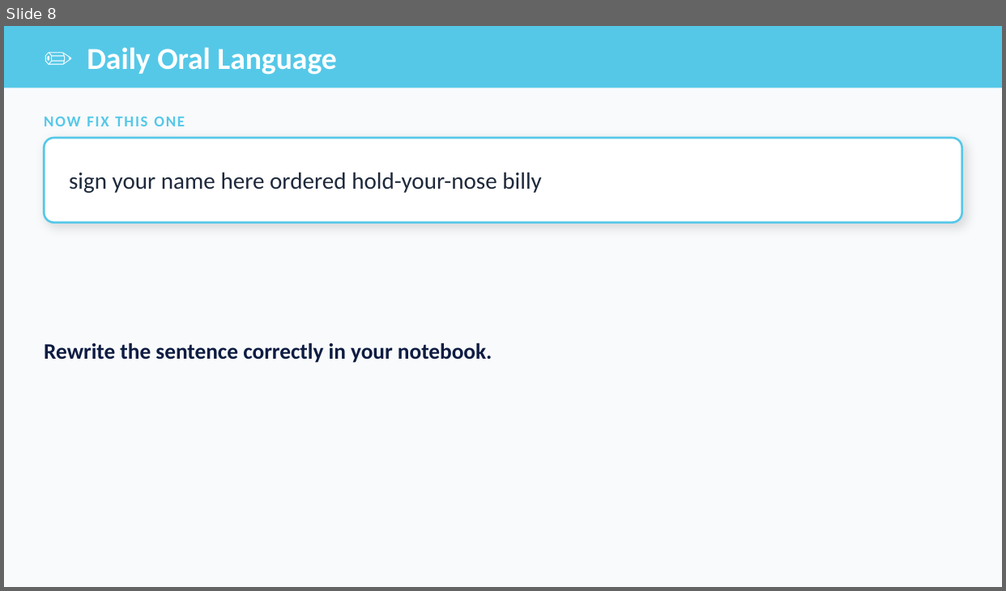
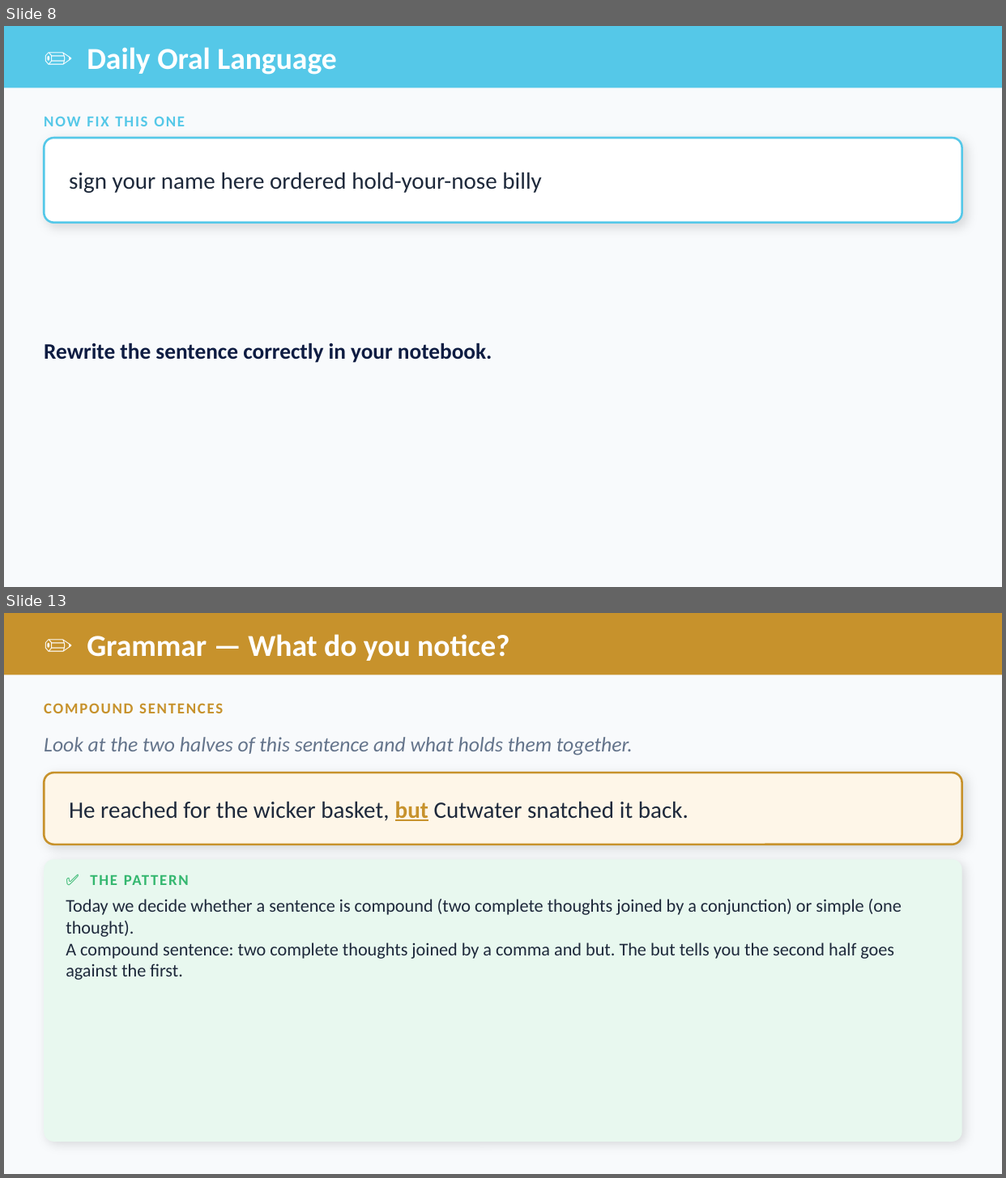
Before and after one commit to optimaondemand/optima-3rd-ela, a slide deck: Planning docs/Slides/lesson-19-2-teacher-slides.pptx. Shown one above the other, each under a label of ours: slide 8 before the commit, slides 8 and 13 after it; the slides between them are not shown. The pictures are 1006x591 and 1006x1178 pixels, drawn with LibreOffice and Linux fonts; fonts in the diff are those of the drawing. Boxes give left, top, right and bottom in pixels: in the first picture for what was removed or moved away, otherwise in the second. Text is boxed around its words. In the diff, an @@ line names an element or a change of style, - is before the commit and + after.

```diff
--- a/Planning docs/Slides/lesson-19-2-teacher-slides.pptx
+++ b/Planning docs/Slides/lesson-19-2-teacher-slides.pptx
@@ slide 13 added at [4, 613, 1002, 1174], background #F8FAFC @@
@@ rectangle added at [4, 613, 1002, 675], fill #C7922C @@
@@ text added at [87, 634, 509, 661], 22 pt, text #FFFFFF, bold @@
+✏️ Grammar — What do you notice?
@@ text added at [44, 703, 223, 713], 11 pt, text #C7922C, bold @@
+COMPOUND SENTENCES
@@ text added at [44, 737, 633, 756], 15 pt, text #64748B, italic @@
+Look at the two halves of this sentence and what holds them together.
@@ rounded rectangle added at [44, 773, 962, 845], fill #FEF6E8, outline #C7922C 1.5 pt @@
@@ text added at [69, 801, 688, 821], 17 pt, text #1E293B @@
+He reached for the wicker basket, but Cutwater snatched it back.
@@ rounded rectangle added at [44, 859, 962, 1142], fill #E8F8EF @@
@@ text added at [90, 875, 117, 885], 11 pt, text #34B76F, bold @@
+✅ THE PATTERN
@@ text added at [66, 899, 901, 980], 13 pt, text #1E293B @@
+Today we decide whether a sentence is compound (two complete thoughts joined by a conjunction) or simple (one thought).
+A compound sentence: two complete thoughts joined by a comma and but. The but tells you the second half goes against the first.
```
Also in this commit, not shown: 5 slides changed, 5 other slides added, 4 slides removed, 20 other files.
